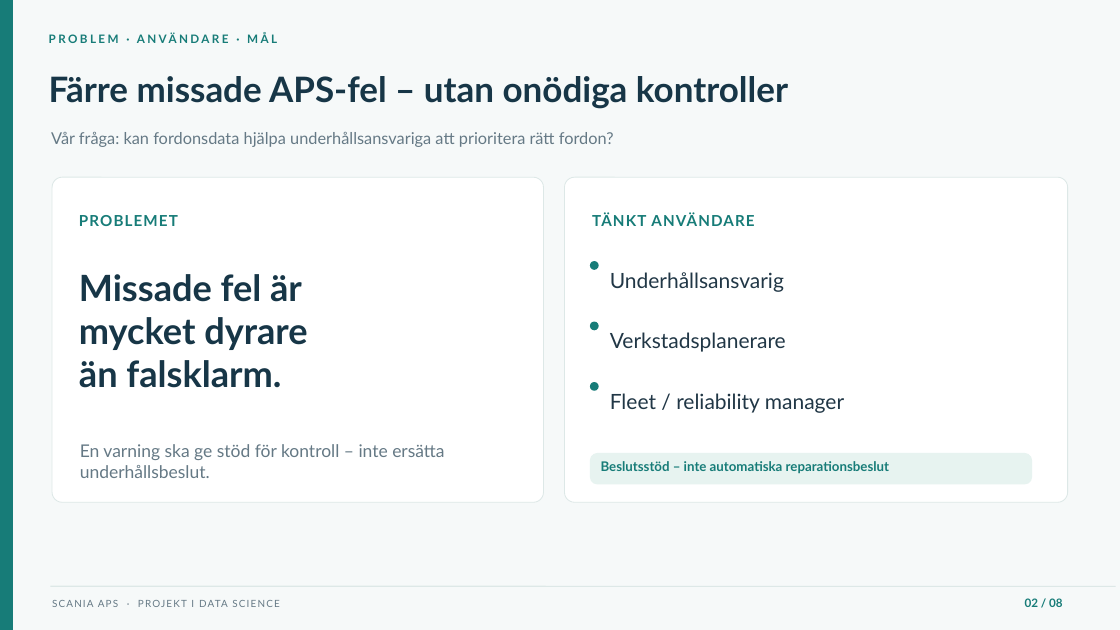
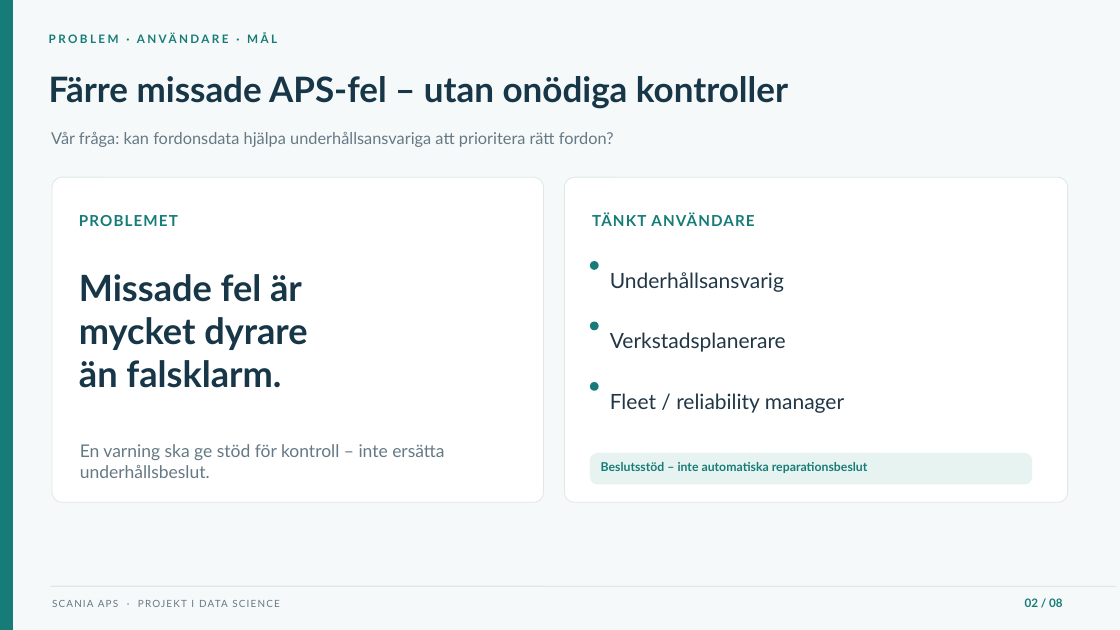
Before and after one commit to JunusEmre/scania-aps-predictive-maintenance, a slide deck: slide 2 of presentation/Scania APS Gruppresentation.pptx. Drawn at 1120x630 pixels with LibreOffice and Linux fonts; fonts in the diff are those of the drawing. Boxes give left, top, right and bottom in pixels: in the first picture for what was removed or moved away, otherwise in the second. Text is boxed around its words. In the diff, an @@ line names an element or a change of style, - is before the commit and + after.

```diff
--- a/presentation/Scania APS Gruppresentation.pptx
+++ b/presentation/Scania APS Gruppresentation.pptx
@@ text "Beslutsstöd – inte automatiska reparationsbeslut" at (601, 462, 868, 473): size 11.4 to 10.5 pt @@
```
Also in this commit, not shown: 1 other slide changed, 2 slides added.
